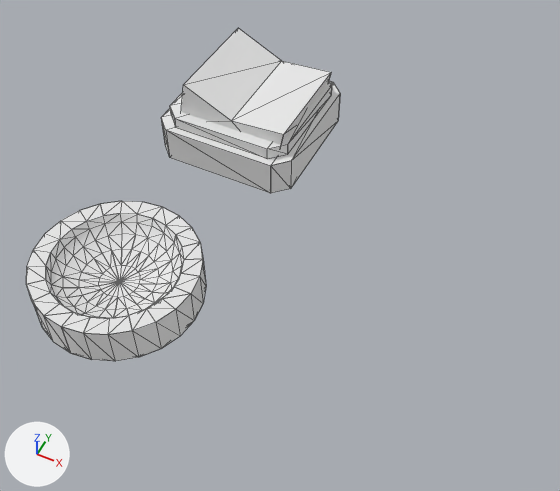
An edit to the Blender file assets/models/ALL.blend, drawn before and after from the same camera.
The view is the same before and after, from a 50 mm lens placed at (1.28, 19.49, 2.07), pointed at (0.47, 21.11, 0.05). The axes (+X, +Y, +Z) are drawn at lower left. The lights are the same throughout. The older version comes first. Mesh edges are drawn as thin lines.

In view in the first picture: 'Switch'.
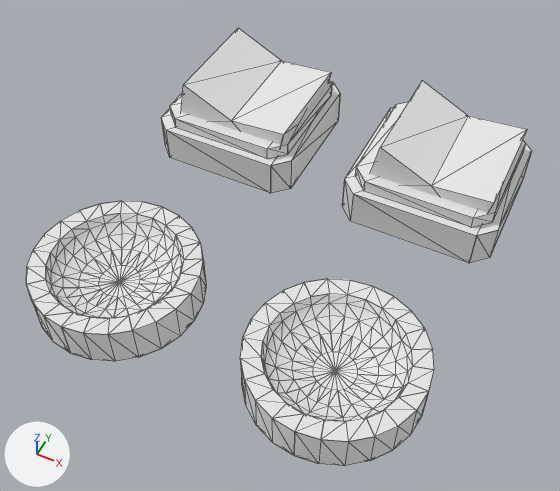
Boxes [x1, y1, x2, y2] around the edits, measured in the pictures (560 x 491 px):
'output', added: after [240, 279, 434, 465]
'input', added: after [342, 81, 532, 263]
    faces in mat_output1mtl_006 (white #e7e7e7): [370, 81, 527, 213]
    faces in mat_handle1mtl_056 (white #e7e7e7): [342, 102, 532, 263]

Edits to the bpy script that builds the scene:
```text
Add me_output:
    me_output.from_pydata(...)  # 494 vertices, 334 faces; spans x -0.301..0.299, y -0.099..0.051, z -0.302..0.298
    me_output.materials.append(mat_output1mtl_006)  # white #e7e7e7
Add me_input:
    me_input.from_pydata(...)  # 118 vertices, 66 faces; spans x -0.305..0.295, y -0.144..0.198, z -0.3..0.3
    # faces by material slot: [50, 16]
    me_input.materials.append(mat_handle1mtl_056)  # white #e7e7e7
    me_input.materials.append(mat_output1mtl_006)  # white #e7e7e7
Add ob_output:
    ob_output = bpy.data.objects.new('output', me_output)
    ob_output.parent = ob_switch
    ob_output.matrix_parent_inverse = Matrix(((1.0, 0.0, 0.0, 0.0), (0.0, 0.0, 1.0, 0.0), (0.0, -1.0, 0.0, 20.98), (0.0, 0.0, 0.0, 1.0)))
    ob_output.location = (0.827, 20.79, -0.00379)
    ob_output.rotation_euler = (1.571, 0.0, 0.0)  # degrees (90, 0, 0)
Add ob_input:
    ob_input = bpy.data.objects.new('input', me_input)
    ob_input.parent = ob_switch
    ob_input.matrix_parent_inverse = Matrix(((1.0, 0.0, 0.0, 0.0), (0.0, 0.0, 1.0, 0.0), (0.0, -1.0, 0.0, 20.98), (0.0, 0.0, 0.0, 1.0)))
    ob_input.location = (0.832, 21.79, 0.0159)
    ob_input.rotation_euler = (1.571, 0.0, 0.0)  # degrees (90, 0, 0)
```
